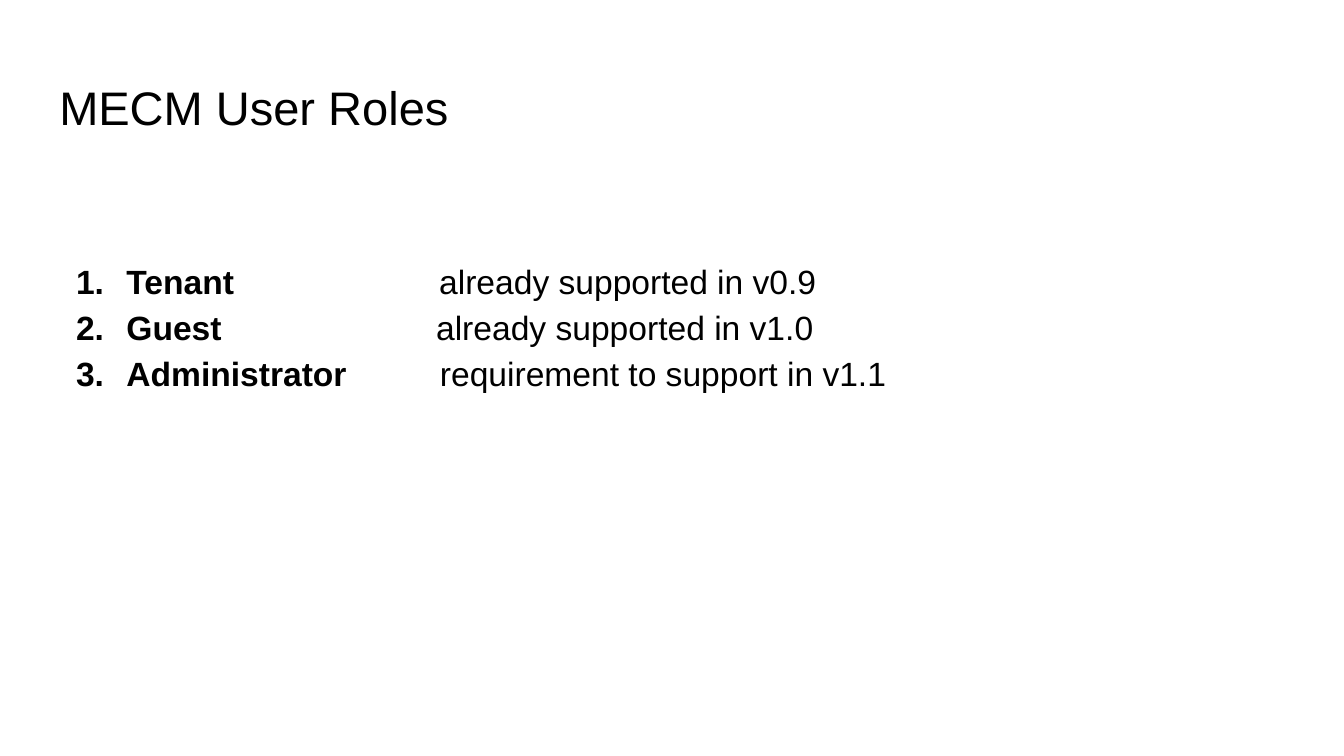
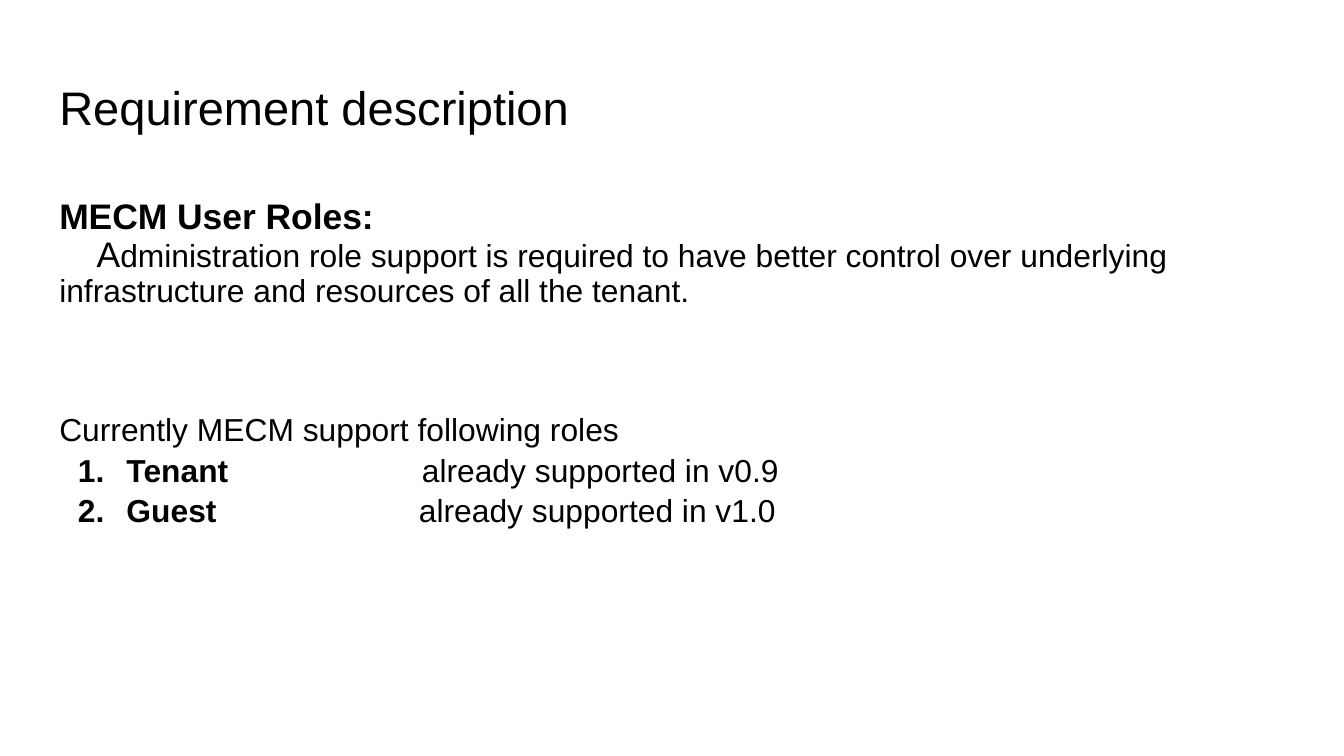
Before and after one commit to EdgeGallery/community, a slide deck: slide 2 of MECM PT/Release V1.1/MECM admin role support.pptx. Drawn at 1344x756 pixels with LibreOffice and Linux fonts; fonts in the diff are those of the drawing. Boxes give left, top, right and bottom in pixels: in the first picture for what was removed or moved away, otherwise in the second. Text is boxed around its words. In the diff, an @@ line names an element or a change of style, - is before the commit and + after.

Commit message:
mecm admin support

```diff
--- a/MECM PT/Release V1.1/MECM admin role support.pptx
+++ b/MECM PT/Release V1.1/MECM admin role support.pptx
@@ title at (x1=59, y1=91, x2=568, y2=134): text changed @@
-MECM User Roles
+Requirement description
@@ text "MECM User Roles:" moved from (x1=126, y1=269, x2=886, y2=392) to (x1=59, y1=203, x2=1167, y2=527) @@
@@ text at (x1=59, y1=203, x2=1167, y2=447): paragraphs added @@
+MECM User Roles:
+Administration role support is required to have better control over underlying infrastructure and resources of all the tenant.
+Currently MECM support following roles
@@ text at (x1=440, y1=361, x2=886, y2=392): paragraph removed @@
-3. Administrator requirement to support in v1.1
@@ text at (x1=126, y1=459, x2=778, y2=527): size 18 to 17 pt in "Tenant already supported in v0.9", "Guest already supported in v1.0"; indent changed; line spacing 1.15 to 1.05 @@
```
Also in this commit, not shown: 6 other slides changed, 4 slides added, 4 slides removed.
